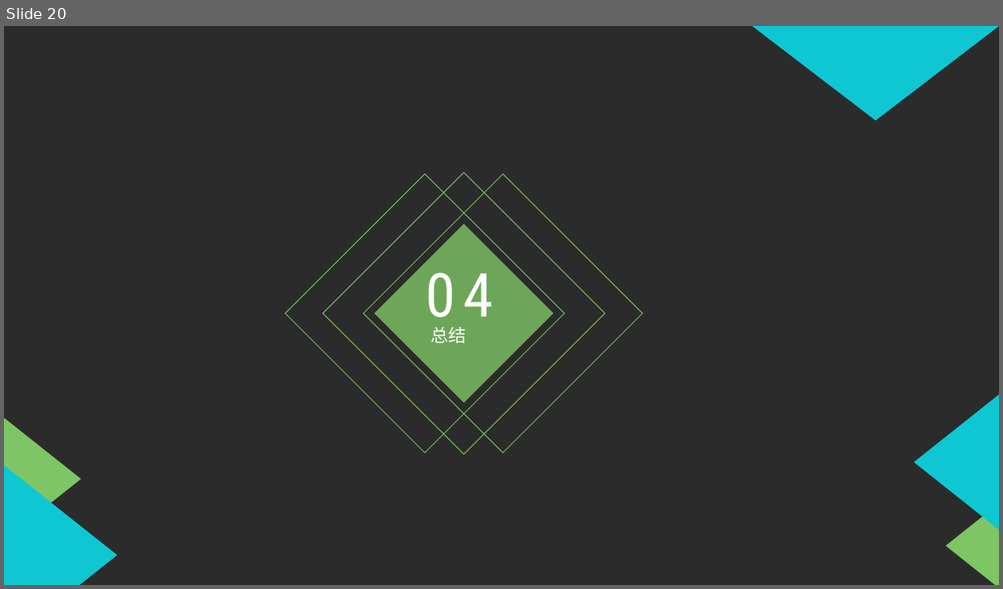
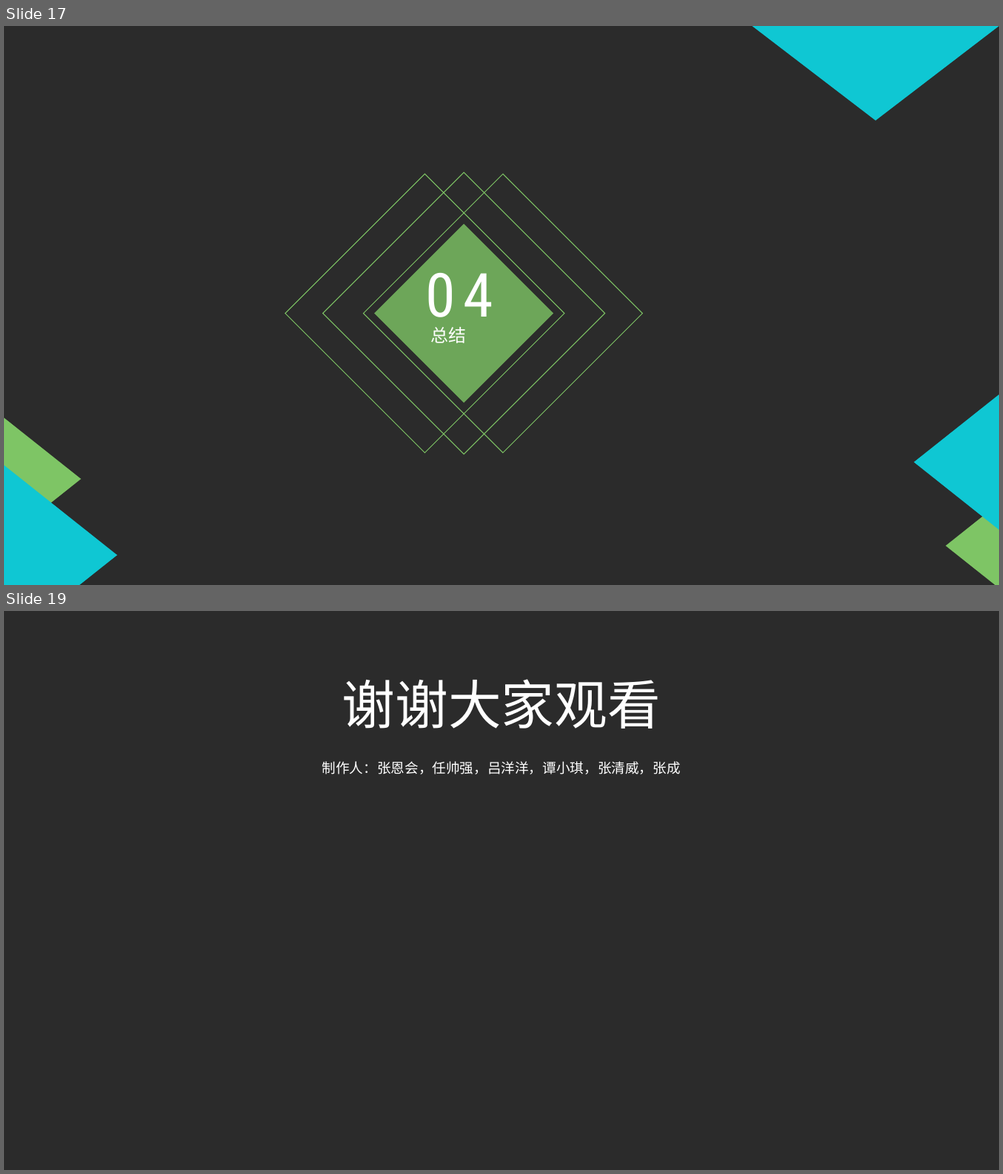
Before and after one commit to zhaoxujavateacher/java1731, a slide deck: 课终复习总结PPT/第四组/第四组HTML知识汇总.pptx. Shown one above the other, each under a label of ours: slide 20 before the commit, slides 17 and 19 after it; the slides between them are not shown. The pictures are 1003x589 and 1003x1174 pixels, drawn with LibreOffice and Linux fonts; fonts in the diff are those of the drawing; background and template pictures are left out; a plain dark background stands for a picture behind light text. Boxes give left, top, right and bottom in pixels: in the first picture for what was removed or moved away, otherwise in the second. Text is boxed around its words. In the diff, an @@ line names an element or a change of style, - is before the commit and + after.

```diff
--- a/课终复习总结PPT/第四组/第四组HTML知识汇总.pptx
+++ b/课终复习总结PPT/第四组/第四组HTML知识汇总.pptx
@@ slide 19 added at [4,611,999,1170], background picture (left out) @@
@@ text added at [342,679,660,729], 54 pt, text #FFFFFF @@
+谢谢大家观看
@@ text added at [322,761,680,775], 14 pt, text #FFFFFF @@
+制作人：张恩会，任帅强，吕洋洋，谭小琪，张清威，张成
@@ what was slide 20 is now slide 17 @@
```
Also in this commit, not shown: 2 slides changed, 3 other slides added, 10 slides removed.
